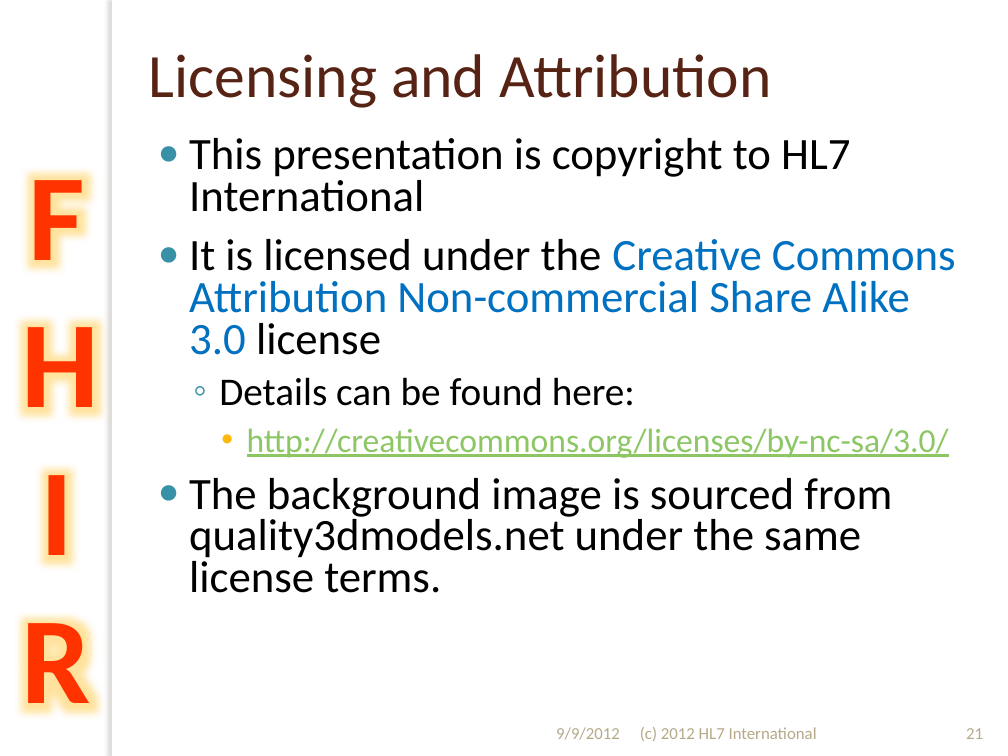
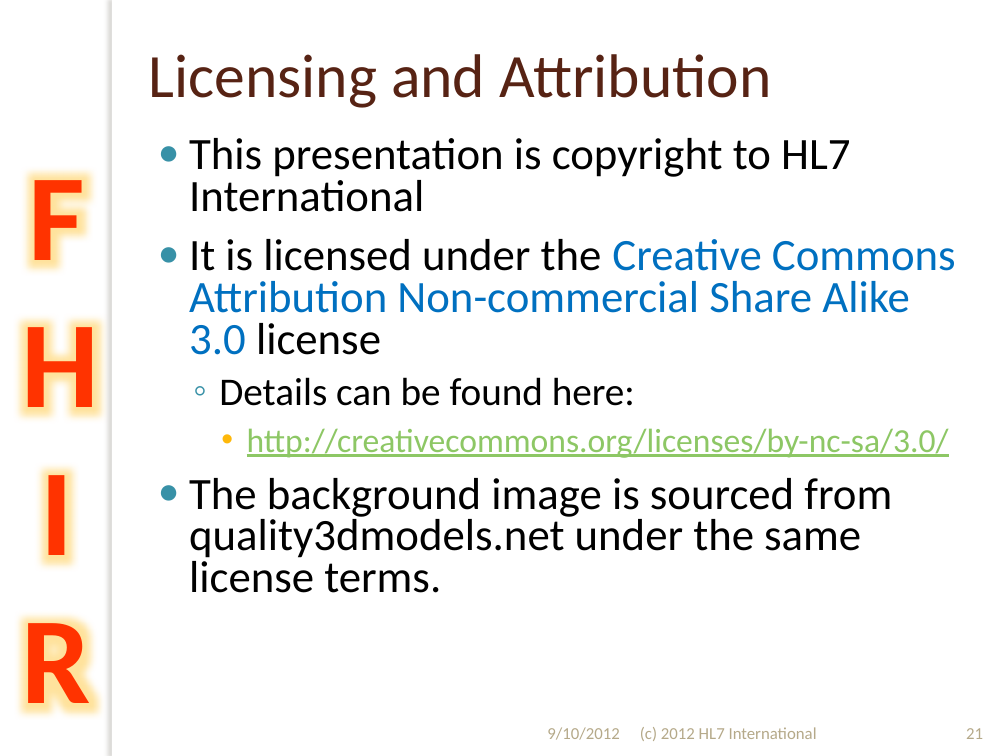
Before and after one commit to vista-novo/fhir, a slide deck: slide 21 of presentations/2012-Sept/201209 WGM International SDO Intro to FHIR.pptx. Drawn at 1008x756 pixels with LibreOffice and Linux fonts; fonts in the diff are those of the drawing; background and template pictures are left out. Boxes give left, top, right and bottom in pixels: in the first picture for what was removed or moved away, otherwise in the second. Text is boxed around its words. In the diff, an @@ line names an element or a change of style, - is before the commit and + after.

```diff
--- a/presentations/2012-Sept/201209 WGM International SDO Intro to FHIR.pptx
+++ b/presentations/2012-Sept/201209 WGM International SDO Intro to FHIR.pptx
@@ text at (x1=547, y1=727, x2=619, y2=740): text changed @@
-9/9/2012
+9/10/2012
```
Also in this commit, not shown: 3 other slides changed.
